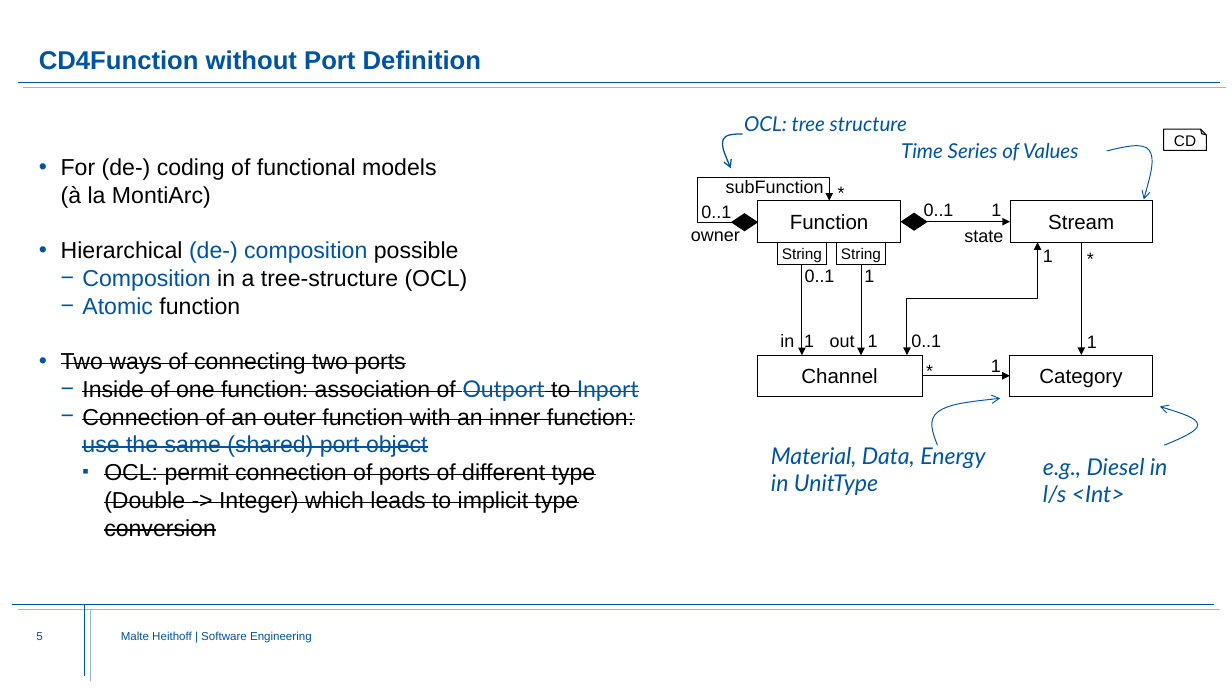
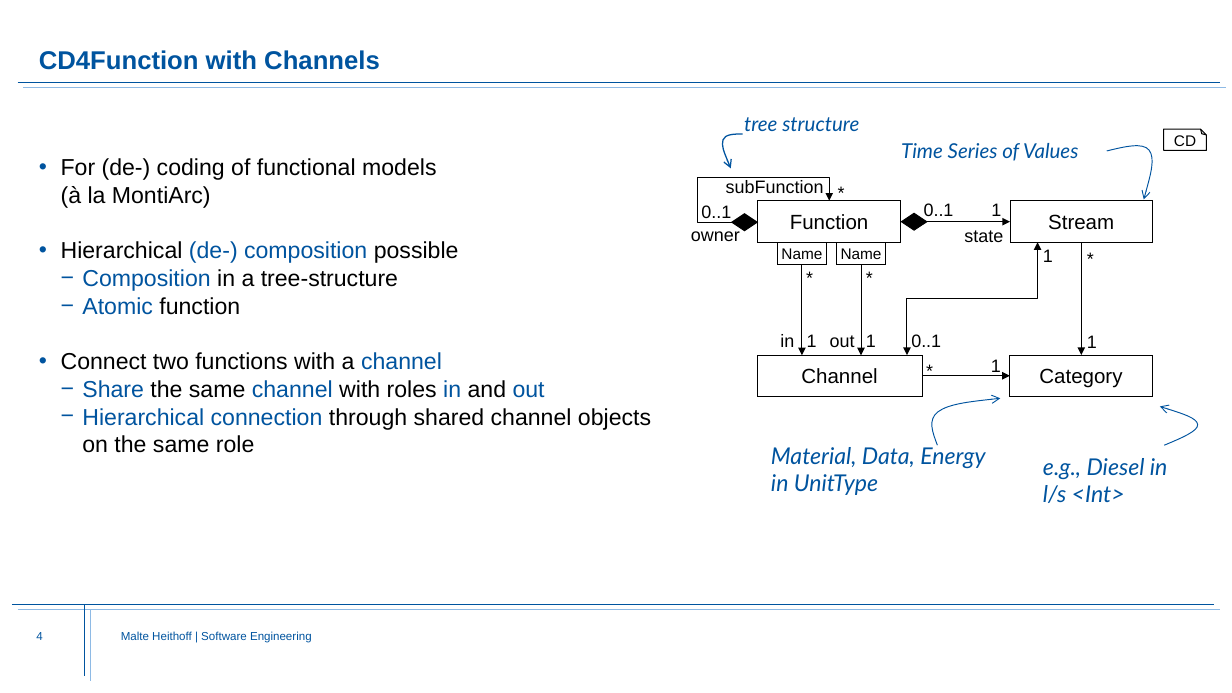
Before and after one commit to Fishi2402/montigem, a slide deck: slide 4 of products/syse_functions/doc/FunctionStructure.Explanation.pptx (slide 5 before the commit). Drawn at 1232x693 pixels with LibreOffice and Linux fonts; fonts in the diff are those of the drawing; background and template pictures are left out. Boxes give left, top, right and bottom in pixels: in the first picture for what was removed or moved away, otherwise in the second. Text is boxed around its words. In the diff, an @@ line names an element or a change of style, - is before the commit and + after.

Commit message:
FunctionStructure Update

```diff
--- a/products/syse_functions/doc/FunctionStructure.Explanation.pptx
+++ b/products/syse_functions/doc/FunctionStructure.Explanation.pptx
@@ title at box(39, 50, 380, 70): text changed @@
-CD4Function without Port Definition
+CD4Function with Channels
@@ text at box(744, 117, 859, 131): text changed @@
-OCL: tree structure
+tree structure
@@ text at box(82, 269, 398, 291): text changed @@
-  − Composition in a tree-structure (OCL)
+  − Composition in a tree-structure
@@ text in rectangle at box(781, 248, 822, 259): text changed @@
-String
+Name
@@ text added at box(798, 262, 853, 294), 14 pt, text #000000 @@
+*
@@ text removed at box(805, 269, 835, 282) @@
-0..1
@@ text in rectangle at box(841, 248, 882, 259): text changed @@
-String
+Name
@@ text added at box(857, 262, 909, 294), 14 pt, text #000000 @@
+*
@@ text removed at box(864, 269, 874, 282) @@
-1
@@ text "1" rewrapped from box(804, 334, 814, 351) to box(807, 334, 817, 347) @@
@@ text at box(61, 352, 651, 453): text changed @@
-• Two ways of connecting two ports
-  − Inside of one function: association of Outport to Inport
-  − Connection of an outer function with an inner function: use the same (shared) port object
-    ▪ OCL: permit connection of ports of different type (Double -> Integer) which leads to implicit type conversion
+• Connect two functions with a channel
+  − Share the same channel with roles in and out
+  − Hierarchical connection through shared channel objects on the same role
@@ page number at box(36, 632, 42, 640): text changed @@
-5
+4
```
Also in this commit, not shown: 6 other slides changed, 14 slides added, 3 slides removed, 2 other files.
